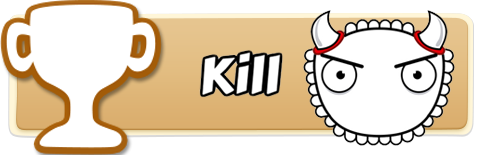
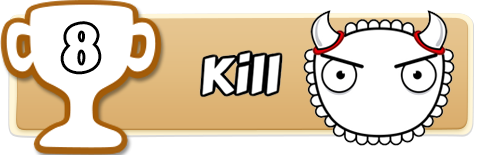
Layered file, before and after one edit (477×155). Changes by layer:
added layer "8" above "Cup icon 사본" over (63, 24, 99, 72)
